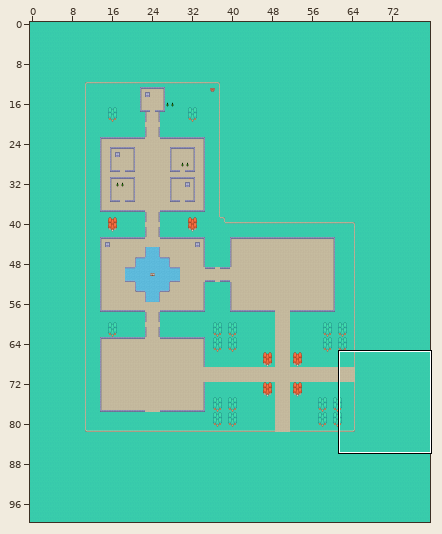
Tiled map -- src/data/tmx/untitled.tmx. The picture above shows the old version from afar; the outline marks the close-up.
Close-up. The starting point:
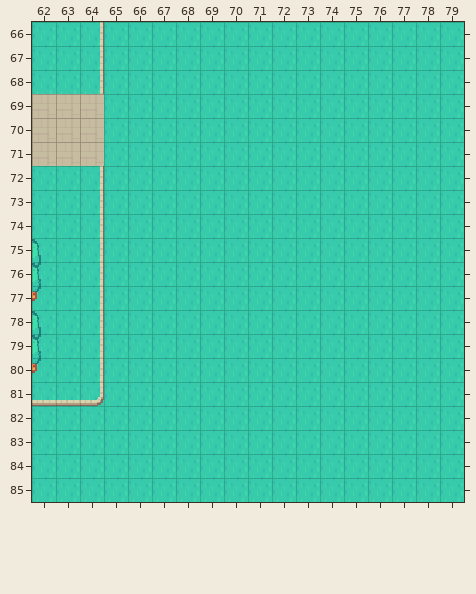
Cells are 16x16 px. Shown: x 62..79, y 66..85. The commit also changed other parts of the map, which this record leaves out.
The result:
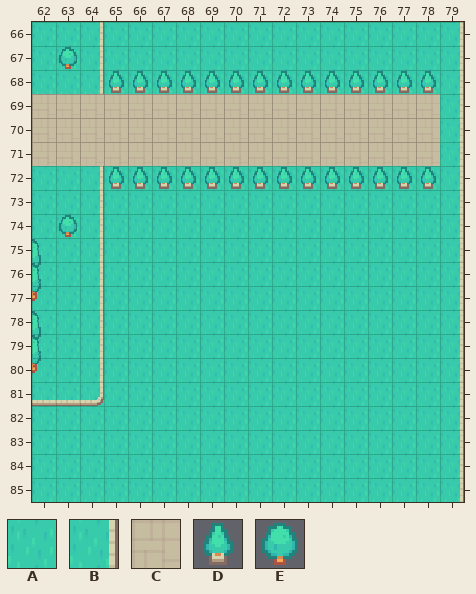
Key: from "urban": A 28, B 29, C 109, D 291, E 292.
_ is an empty cell, # one hidden under a higher layer.
The edit:
Layer "Background":
y 69..71: x 65..79 AAAAAAAAAAAAAAA -> CCCCCCCCCCCCCC#
Layer "Walls":
y 66: x 79 _ -> B
y 67: x 63 _ -> E; x 79 _ -> B
y 68: x 65..79 _______________ -> DDDDDDDDDDDDDDB
y 69..71: x 79 _ -> B
y 72: x 65..79 _______________ -> DDDDDDDDDDDDDDB
y 73: x 79 _ -> B
y 74: x 63 _ -> E; x 79 _ -> B
y 75..85: x 79 _ -> B
Boxes around the changes in both close-ups, in picture pixels (x1, y1, x2, y2):
changed: (104, 22, 464, 502)
added: (59, 47, 77, 69)
added: (59, 215, 77, 237)
